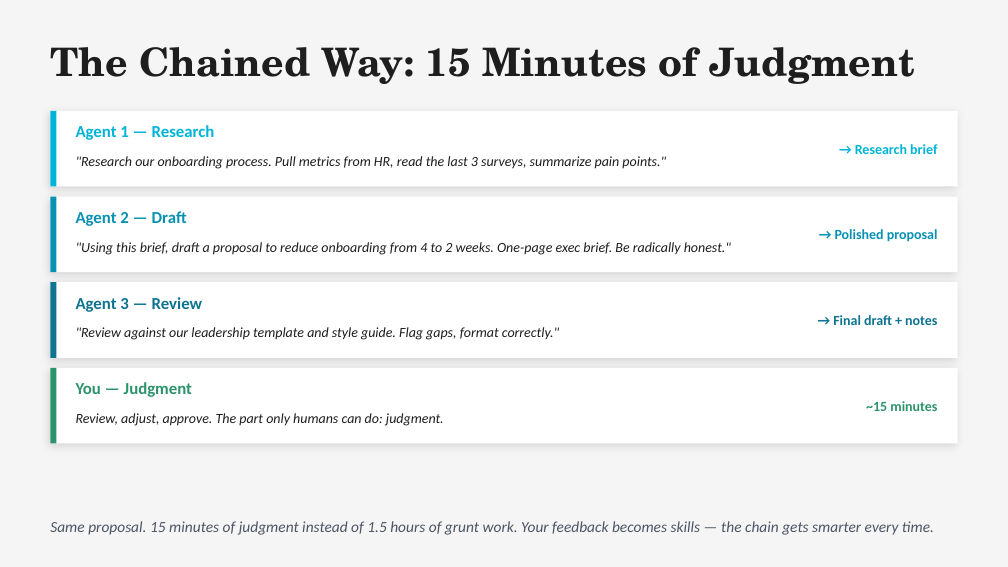
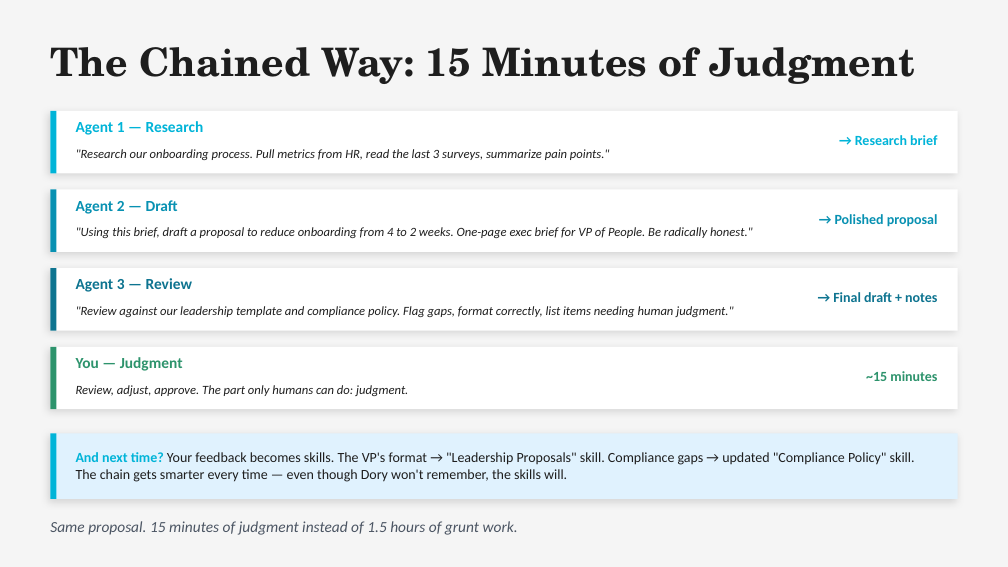
Before and after one commit to michaelengland/ai-best-practices, a slide deck: slide 42 of Getting-Agents-to-Give-Up-Their-Secrets.pptx (slide 43 before the commit). Drawn at 1008x567 pixels with LibreOffice and Linux fonts; fonts in the diff are those of the drawing. Boxes give left, top, right and bottom in pixels: in the first picture for what was removed or moved away, otherwise in the second. Text is boxed around its words. In the diff, an @@ line names an element or a change of style, - is before the commit and + after.

```diff
--- a/Getting-Agents-to-Give-Up-Their-Secrets.pptx
+++ b/Getting-Agents-to-Give-Up-Their-Secrets.pptx
@@ rectangle: place and size @@
-rectangle at (50,111,958,186)
+rectangle at (50,111,958,173)
@@ rectangle: place and size @@
-rectangle at (50,111,56,186)
+rectangle at (50,111,56,173)
@@ text "→ Research brief": place and size @@
-text "→ Research brief" at (855,144,937,154)
+text "→ Research brief" at (855,135,937,145)
@@ text ""Research our onboarding process. Pull ..." at (76,149,610,160): size 10 to 9 pt @@
@@ rectangle: place and size @@
-rectangle at (50,197,958,272)
+rectangle at (50,190,958,252)
@@ rectangle: place and size @@
-rectangle at (50,197,56,272)
+rectangle at (50,190,56,252)
@@ text "Agent 2 — Draft": place and size @@
-text "Agent 2 — Draft" at (76,211,187,226)
+text "Agent 2 — Draft" at (76,200,178,214)
@@ text "→ Polished proposal": place and size @@
-text "→ Polished proposal" at (835,229,938,242)
+text "→ Polished proposal" at (835,214,938,227)
@@ text at (76,227,753,238): text changed; size 10 to 9 pt @@
-"Using this brief, draft a proposal to reduce onboarding from 4 to 2 weeks. One-page exec brief. Be radically honest."
+"Using this brief, draft a proposal to reduce onboarding from 4 to 2 weeks. One-page exec brief for VP of People. Be radically honest."
@@ rectangle: place and size @@
-rectangle at (50,282,958,358)
+rectangle at (50,268,958,331)
@@ rectangle: place and size @@
-rectangle at (50,282,56,358)
+rectangle at (50,268,56,331)
@@ text "Agent 3 — Review": place and size @@
-text "Agent 3 — Review" at (76,297,202,312)
+text "Agent 3 — Review" at (76,278,192,292)
@@ text "→ Final draft + notes": place and size @@
-text "→ Final draft + notes" at (833,315,937,325)
+text "→ Final draft + notes" at (833,292,937,302)
@@ text at (76,306,733,317): text changed; size 10 to 9 pt @@
-"Review against our leadership template and style guide. Flag gaps, format correctly."
+"Review against our leadership template and compliance policy. Flag gaps, format correctly, list items needing human judgment."
@@ rectangle: place and size @@
-rectangle at (50,368,958,444)
+rectangle at (50,347,958,409)
@@ rectangle: place and size @@
-rectangle at (50,368,56,444)
+rectangle at (50,347,56,409)
@@ size 12 to 11 pt in 4 elements at (76,121,204,135), (76,200,178,214), (76,278,192,292), (76,357,183,371) @@
@@ text "You — Judgment": place and size @@
-text "You — Judgment" at (76,382,192,397)
+text "You — Judgment" at (76,357,183,371)
@@ text "~15 minutes": place and size @@
-text "~15 minutes" at (866,401,937,411)
+text "~15 minutes" at (866,371,937,381)
@@ text "Review, adjust, approve. The part ..." at (76,385,408,396): size 10 to 9 pt @@
@@ text "Review, adjust, approve. The part ...": place and size @@
-text "Review, adjust, approve. The part ..." at (76,413,444,426)
+text "Review, adjust, approve. The part ..." at (76,385,408,396)
@@ rectangle added at (50,433,958,499), fill #E0F2FE @@
@@ rectangle added at (50,433,56,499), fill #00B4D8 @@
@@ text added at (76,452,915,482), 10 pt, text #1E1E1E @@
+And next time? Your feedback becomes skills. The VP's format → "Leadership Proposals" skill. Compliance gaps → updated "Compliance Policy" skill. The chain gets smarter every time — even though Dory won't remember, the skills will.
@@ text at (50,521,518,535): text changed @@
-Same proposal. 15 minutes of judgment instead of 1.5 hours of grunt work. Your feedback becomes skills — the chain gets smarter every time.
+Same proposal. 15 minutes of judgment instead of 1.5 hours of grunt work.
```
Also in this commit, not shown: 17 other slides changed, 4 slides added, 7 slides removed, 3 other files.
